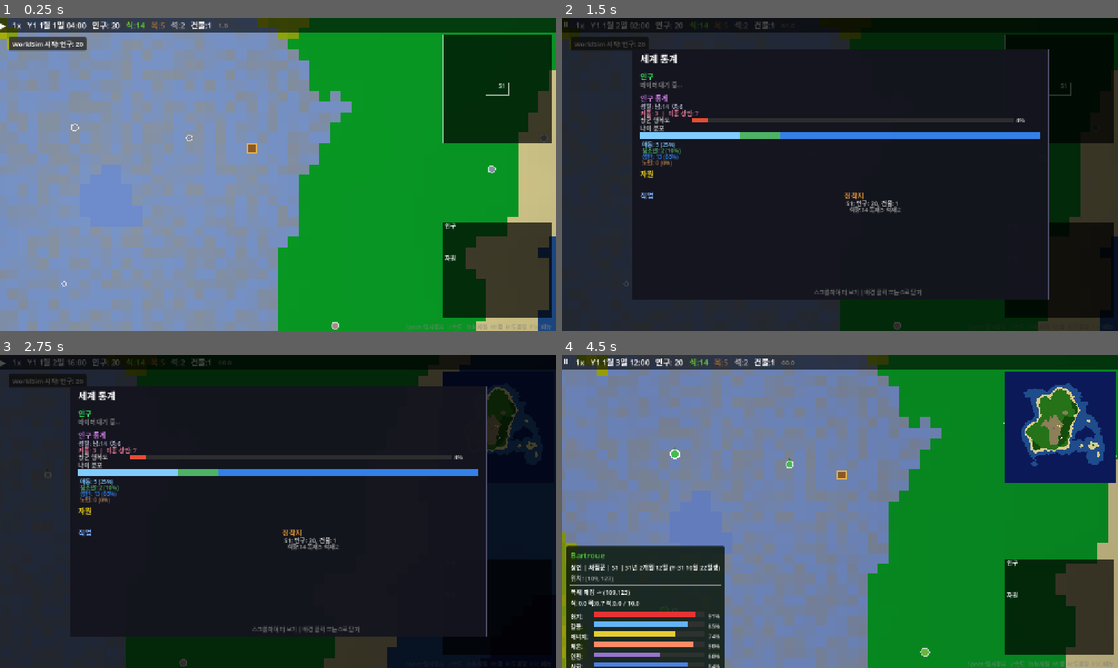
Above: before the commit, frames 1-4 (two rows, left to right).
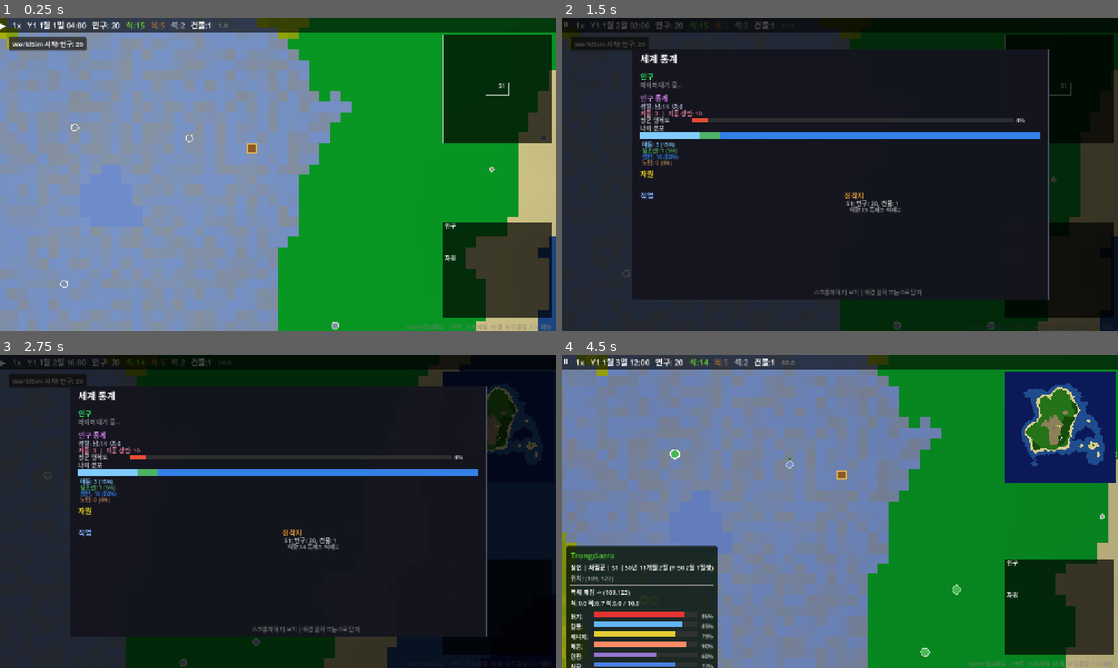
Above: after the commit, the same moments.

Repository: hyunlord/new-world
Game: Godot game, scene res://scenes/main/main.tscn
Same seed, same stepped clock (60 frames per second), same inputs: the game is played once before the commit and once after it.
Inputs (mouse positions are in pixels of both pictures, inside the frame that each line leads up to):
- Up to frame 1 (0.25 s): no input
- Up to frame 2 (1.5 s): tap Enter at 0.5 s; drag from (1056, 89) to (895, 105) at 0.52 s; drag from (1056, 271) to (812, 237) at 1.27 s
- Up to frame 3 (2.75 s): tap Space at 2 s; move the mouse to (278, 511) at 2.02 s; hold D from 2.03 s (still down); tap 0 at 2.1 s; click (278, 511) at 2.17 s
- Up to frame 4 (4.5 s): release D at 2.75 s; drag from (812, 574) to (673, 464) at 2.77 s; tap Enter at 3.5 s; move the mouse to (1006, 558) at 3.52 s; hold A 3.53-4.25 s; tap G at 3.6 s; tap Space at 3.77 s; drag from (673, 464) to (756, 433) at 4.27 s

The runs differ from the first frame. In frame 1, less than 0.1% of the frame differs, in the area x 10-90%, y 1-100%; in frame 2, 0.5%; in frame 3, 0.4%; in frame 4, 1.2%, in the area x 1-100%, y 21-100%.

Commit message:
feat(body): init body in EntityManager, yearly recompute in AgeSystem — t-B04/t-B05
Co-Authored-By: Claude Sonnet 4.6 <noreply@anthropic.com>

Diff:
--- a/scripts/core/entity_manager.gd
+++ b/scripts/core/entity_manager.gd
@@ -7,6 +7,7 @@
 const PersonalityGeneratorScript = preload("res://scripts/systems/personality_generator.gd")
 const TraitSystem = preload("res://scripts/systems/trait_system.gd")
 const ValueSystem = preload("res://scripts/systems/value_system.gd")
+const BodyAttributes = preload("res://scripts/core/body_attributes.gd")
 
 var _entities: Dictionary = {}  # id -> entity
 var _next_id: int = 1
@@ -35,8 +36,6 @@
 	entity.id = _next_id
 	_next_id += 1
 	entity.position = pos
-	entity.speed = 0.8 + _rng.randf() * 0.4
-	entity.strength = 0.8 + _rng.randf() * 0.4
 	entity.hunger = 0.7 + _rng.randf() * 0.3
 	entity.energy = 0.7 + _rng.randf() * 0.3
 	entity.social = 0.5 + _rng.randf() * 0.5
@@ -87,6 +86,14 @@
 	entity.birth_date = GameCalendarScript.birth_date_from_tick(entity.birth_tick, _rng)
 	# Frailty: N(1.0, 0.15), clamped [0.5, 2.0] (Vaupel frailty model)
 	entity.frailty = clampf(_rng.randfn(1.0, 0.15), 0.5, 2.0)
+	# [Layer 1.5] Body Attributes — age 설정 후 frailty 결정 후 초기화
+	var _body_age_y: float = GameConfig.get_age_years(entity.age)
+	entity.body = BodyAttributes.new()
+	var _body_vals: Dictionary = BodyAttributes.compute_all(_body_age_y, entity.frailty)
+	for _baxis in _body_vals:
+		entity.body.set(_baxis, _body_vals[_baxis])
+	entity.speed = entity.body.agi * GameConfig.BODY_SPEED_SCALE + GameConfig.BODY_SPEED_BASE
+	entity.strength = entity.body.str_val
 	_entities[entity.id] = entity
 	_world_data.register_entity(pos, entity.id)
 	chunk_index.add_entity(entity.id, pos)
--- a/scripts/systems/age_system.gd
+++ b/scripts/systems/age_system.gd
@@ -5,6 +5,7 @@
 ## Runs every 50 ticks (~4 days).
 
 const PersonalityMaturation = preload("res://scripts/systems/personality_maturation.gd")
+const BodyAttributes = preload("res://scripts/core/body_attributes.gd")
 
 var _entity_manager: RefCounted
 var _personality_maturation: RefCounted
@@ -37,6 +38,25 @@
 			if entity.age > 0 and entity.age % GameConfig.TICKS_PER_YEAR < tick_interval:
 				var age_years: int = int(entity.age / GameConfig.TICKS_PER_YEAR)
 				_personality_maturation.apply_maturation(entity.personality, age_years)
+		# [Layer 1.5] 연간 body 재계산 [Gurven et al. 2008]
+		if entity.age > 0 and entity.age % GameConfig.TICKS_PER_YEAR < tick_interval:
+			if entity.body != null:
+				var body_age_y: float = GameConfig.get_age_years(entity.age)
+				var new_body_vals: Dictionary = BodyAttributes.compute_all(body_age_y, entity.frailty)
+				for body_axis in new_body_vals:
+					var old_bval: float = entity.body.get(body_axis)
+					var new_bval: float = new_body_vals[body_axis]
+					entity.body.set(body_axis, new_bval)
+					if absf(new_bval - old_bval) >= 0.02:
+						emit_event("body_attribute_changed", {
+							"entity_id": entity.id,
+							"axis": body_axis,
+							"old_val": old_bval,
+							"new_val": new_bval,
+							"age_years": body_age_y,
+						})
+				entity.speed = entity.body.agi * GameConfig.BODY_SPEED_SCALE + GameConfig.BODY_SPEED_BASE
+				entity.strength = entity.body.str_val
 
 
 func _on_stage_changed(entity: RefCounted, old_stage: String, new_stage: String, tick: int) -> void:
